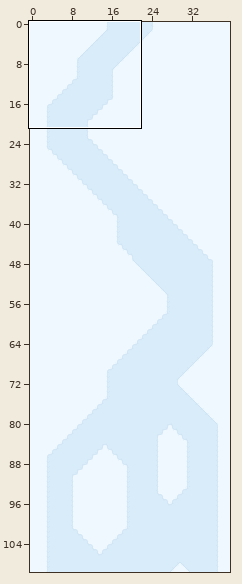
LDtk project -- ski.ldtk. Above: a wide view before the commit, with the close-up outlined.
Close-up. The starting point:
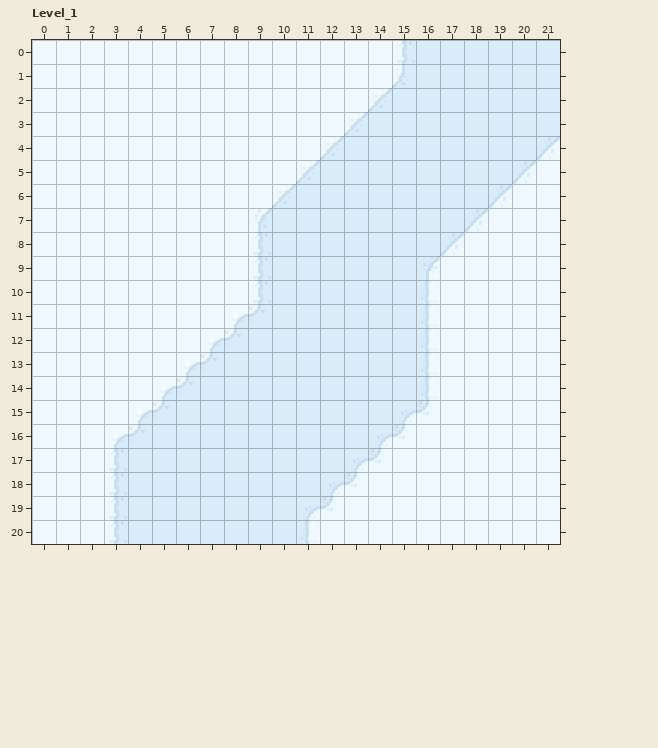
Cells are 16x16 px. Shown: Level_1 x 0..21, y 0..20. The commit also changed other parts of the map, which this record leaves out.
And afterwards:
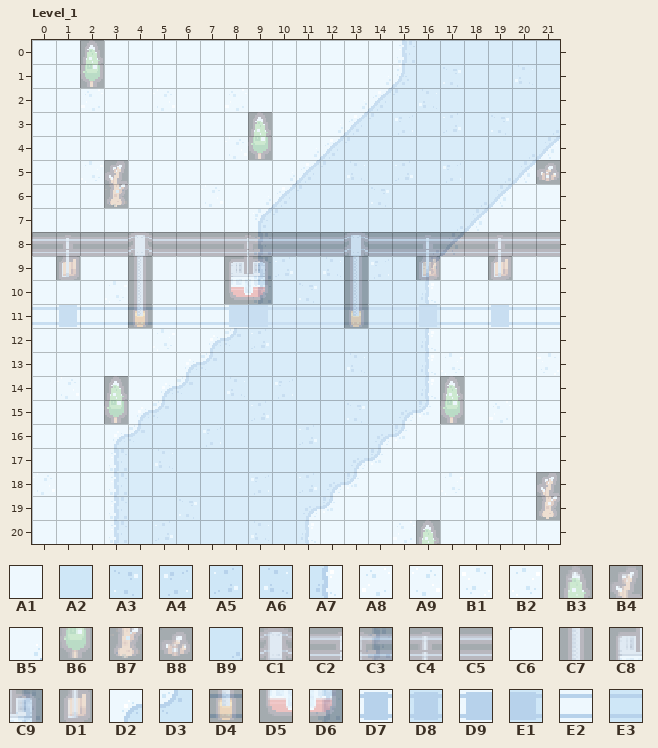
Key: from "SkiTiles": A1 0, A2 2, A3 3, A4 3 flipped left-right, A5 3 flipped up-down, A6 3 turned 180, A7 4, A8 5, A9 5 flipped left-right, B1 5 flipped up-down, B2 5 turned 180, B3 6, B4 7, B5 13, B6 18, B7 19, B8 31, B9 39, C1 42, C2 43, C3 44, C4 45, C5 46, C6 52, C7 54, C8 55, C9 56, D1 57, D2 60, D3 61, D4 66, D5 67, D6 68, D7 84, D8 85, D9 86, E1 87 flipped left-right, E2 88, E3 89.
__ is an empty cell.
See-through tiles are keyed as they look on the map.
Edits made:
Layer "Layer_0":
y 1: x 14 A1 -> B5; x 17 A2 -> A3; x 20 A2 -> A6
y 2: x 2 A1 -> A8; x 5 A1 -> A9; x 8 A1 -> A8; x 13 A1 -> B5; x 16 A2 -> A6
y 3: x 12 A1 -> B5; x 15 A2 -> A4; x 17 A2 -> A5; x 19 A2 -> A3
y 4: x 8 A1 -> A9; x 11 A1 -> B5
y 5: x 2 A1 -> B2; x 10 A1 -> B5; x 13 A2 -> A6; x 15 A2 -> A5; x 17 A2 -> A4; x 21 A1 -> C6
y 6: x 3 A1 -> A9; x 7 A1 -> A9; x 9 A1 -> B5; x 14 A2 -> A3
y 8: x 16 A2 -> B9; x 18 A1 -> C6
y 9: x 10 A2 -> A5; x 12 A2 -> A6; x 14 A2 -> A4
y 10: x 3 A1 -> B2; x 11 A2 -> A3
y 11: x 0..9 A1 A1 A1 A1 A1 A1 A1 A1 D2 D3 -> E2 D7 E2 E2 E2 E2 E2 E2 D9 E1; x 13 A2 -> E3; x 16..21 A7 A1 A1 A1 A1 A1 -> D8 E2 E2 D7 E2 E2
y 12: x 5 A1 -> B2; x 9 A2 -> A5
y 13: x 13 A2 -> A6; x 17 A1 -> B2; x 21 A1 -> B1
y 14: x 1 A1 -> A9; x 8 A2 -> A6; x 10 A2 -> A4
y 15: x 9 A2 -> A5; x 13 A2 -> A3; x 19 A1 -> A8
y 16: x 7 A2 -> A4; x 11 A2 -> A5
y 17: x 5 A2 -> A6
y 18: x 0 A1 -> A9; x 9 A2 -> A4; x 11 A2 -> A5; x 17 A1 -> B2
y 19: x 6 A2 -> A3
y 20: x 5 A2 -> A5; x 9 A2 -> A6; x 15 A1 -> A8
Layer "Layer_1":
y 0: x 2 A1 -> B3
y 1: x 2 A1 -> B6
y 3: x 9 A1 -> B3
y 4: x 9 A1 -> B6
y 5: x 3 A1 -> B4; x 21 A1 -> B8
y 6: x 3 A1 -> B7
y 8: x 0..21 A1 A1 A1 A1 A1 A1 A1 A1 A1 A1 A1 A1 A1 A1 A1 A1 A1 A1 A1 A1 A1 A1 -> C5 C4 C5 C5 C1 C5 C5 C5 C2 C3 C5 C5 C5 C1 C5 C5 C4 C5 C5 C4 C5 C5
y 9: x 1 A1 -> D1; x 4 A1 -> C7; x 8..9 A1 A1 -> C8 C9; x 13 A1 -> C7; x 16 A1 -> D1; x 19 A1 -> D1
y 10: x 4 A1 -> C7; x 8..9 A1 A1 -> D5 D6; x 13 A1 -> C7
y 11: x 4 A1 -> D4; x 13 A1 -> D4
y 14: x 3 A1 -> B3; x 17 A1 -> B3
y 15: x 3 A1 -> B6; x 17 A1 -> B6
y 18: x 21 A1 -> B4
y 19: x 21 A1 -> B7
y 20: x 16 A1 -> B3
